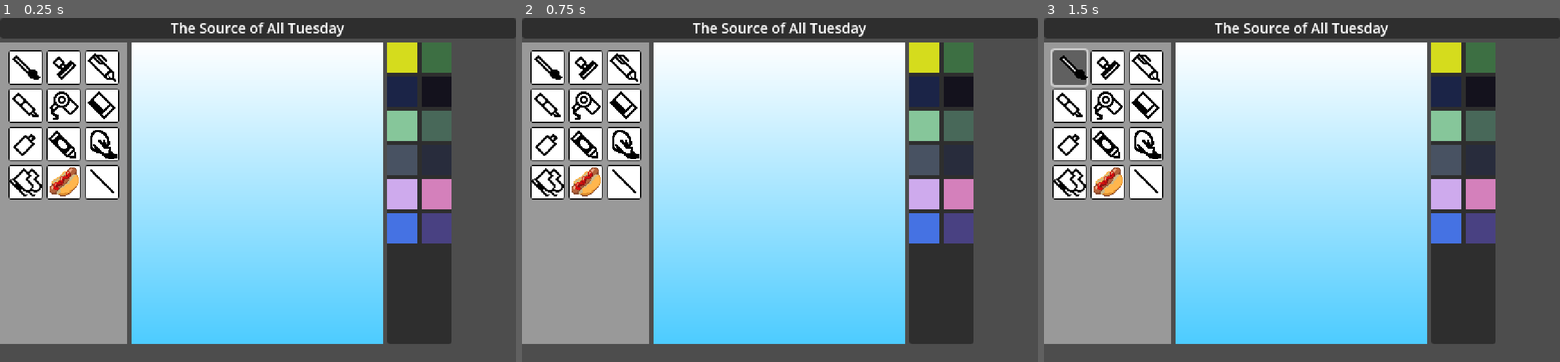
Above: before the commit, frames 1-3 (left to right).
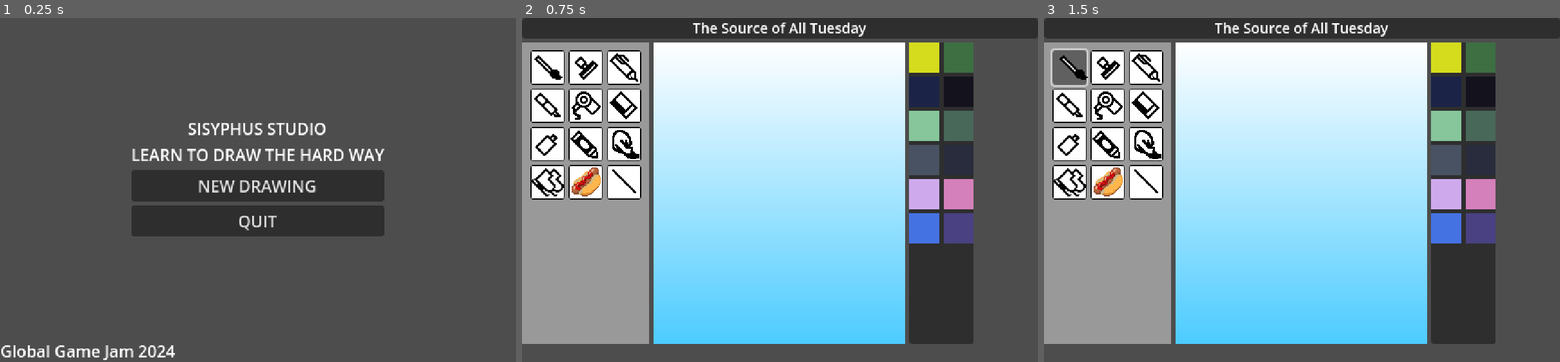
Above: after the commit, the same moments.

Repository: argonaut8/GGJ_2024
Game: Godot game, scene res://src/game_manager.tscn
The game is run twice, just before and just after one commit, with the same random seed, the same clock (stepped at 60 frames per second) and the same inputs. Before the commit the project starts from res://src/studio.tscn.
Inputs (mouse positions are in pixels of both pictures, inside the frame that each line leads up to):
- Up to frame 1 (0.25 s): no input
- Up to frame 2 (0.75 s): click (780, 186) at 0.5 s, where only the run after the commit has a clickable "NEW DRAWING"
- Up to frame 3 (1.5 s): click (1069, 66) at 1.25 s

The runs differ from the first frame. In frame 1, 81% of the frame differs, in the area x 0-100%, y 0-100%; in frame 2, nothing differs; in frame 3, nothing differs.

Commit message:
added main menu

Diff:
--- a/project.godot
+++ b/project.godot
@@ -11,7 +11,7 @@
 [application]
 
 config/name="GGJ 2024 Submission"
-run/main_scene="res://src/studio.tscn"
+run/main_scene="res://src/game_manager.tscn"
 config/features=PackedStringArray("4.2", "GL Compatibility")
 config/icon="res://icon.svg"
 
--- /dev/null
+++ b/src/game_manager.gd
@@ -0,0 +1,26 @@
+class_name GameManager
+extends Node
+
+const main_menu_scene: PackedScene = preload("res://src/gui/main_menu.tscn")
+const studio_scene: PackedScene = preload("res://src/studio.tscn")
+
+var current_child: Node
+
+func _ready():
+	load_main_menu()
+
+func switch_to_scene(scene: PackedScene) -> Node:
+	if current_child != null:
+		current_child.queue_free()
+	current_child = scene.instantiate()
+	add_child(current_child)
+	return current_child
+
+func load_main_menu() -> void:
+	var main_menu: MainMenu = switch_to_scene(main_menu_scene)
+	main_menu.new_drawing.connect(_on_new_drawing_requested)
+
+func _on_new_drawing_requested() -> void:
+	var game: GameRoot = switch_to_scene(studio_scene)
+	#game.main_menu_requested.connect(load_main_menu)
+	#game.new_game()
--- /dev/null
+++ b/src/game_manager.tscn
@@ -0,0 +1,8 @@
+[gd_scene load_steps=2 format=3 uid="uid://yagd8csalpgd"]
+
+[ext_resource type="Script" path="res://src/game_manager.gd" id="1_mk2di"]
+
+[node name="GameManager" type="Node"]
+script = ExtResource("1_mk2di")
+
+[node name="AudioStreamPlayer" type="AudioStreamPlayer" parent="."]
--- /dev/null
+++ b/src/game_root.gd
@@ -0,0 +1,12 @@
+class_name GameRoot
+extends Control
+
+
+# Called when the node enters the scene tree for the first time.
+func _ready():
+	pass # Replace with function body.
+
+
+# Called every frame. 'delta' is the elapsed time since the previous frame.
+func _process(delta):
+	pass
--- /dev/null
+++ b/src/gui/main_menu.gd
@@ -0,0 +1,15 @@
+class_name MainMenu
+extends Control
+
+signal new_drawing()
+
+func _ready():
+	pass # Replace with function body.
+
+
+func _on_new_drawing_button_pressed():
+	new_drawing.emit()
+
+
+func _on_quit_button_pressed():
+	get_tree().quit()
--- /dev/null
+++ b/src/gui/main_menu.tscn
@@ -0,0 +1,48 @@
+[gd_scene load_steps=2 format=3 uid="uid://dj1ym2y851e3b"]
+
+[ext_resource type="Script" path="res://src/gui/main_menu.gd" id="1_sv56s"]
+
+[node name="MainMenu" type="Control"]
+layout_mode = 3
+anchors_preset = 15
+anchor_right = 1.0
+anchor_bottom = 1.0
+grow_horizontal = 2
+grow_vertical = 2
+script = ExtResource("1_sv56s")
+
+[node name="VBoxContainer" type="VBoxContainer" parent="."]
+layout_mode = 1
+anchors_preset = 15
+anchor_right = 1.0
+anchor_bottom = 1.0
+grow_horizontal = 2
+grow_vertical = 2
+
+[node name="CenterContainer" type="CenterContainer" parent="VBoxContainer"]
+layout_mode = 2
+size_flags_vertical = 3
+
+[node name="VBoxContainer" type="VBoxContainer" parent="VBoxContainer/CenterContainer"]
+layout_mode = 2
+
+[node name="TitleLabel" type="Label" parent="VBoxContainer/CenterContainer/VBoxContainer"]
+layout_mode = 2
+text = "SISYPHUS STUDIO
+LEARN TO DRAW THE HARD WAY"
+horizontal_alignment = 1
+
+[node name="NewDrawingButton" type="Button" parent="VBoxContainer/CenterContainer/VBoxContainer"]
+layout_mode = 2
+text = "NEW DRAWING"
+
+[node name="QuitButton" type="Button" parent="VBoxContainer/CenterContainer/VBoxContainer"]
+layout_mode = 2
+text = "QUIT"
+
+[node name="Label" type="Label" parent="VBoxContainer"]
+layout_mode = 2
+text = "Global Game Jam 2024"
+
+[connection signal="pressed" from="VBoxContainer/CenterContainer/VBoxContainer/NewDrawingButton" to="." method="_on_new_drawing_button_pressed"]
+[connection signal="pressed" from="VBoxContainer/CenterContainer/VBoxContainer/QuitButton" to="." method="_on_quit_button_pressed"]
--- a/src/studio.tscn
+++ b/src/studio.tscn
@@ -1,6 +1,7 @@
-[gd_scene load_steps=6 format=3 uid="uid://upbwsgd7jbpm"]
+[gd_scene load_steps=7 format=3 uid="uid://upbwsgd7jbpm"]
 
 [ext_resource type="Script" path="res://src/studio.gd" id="1_ck0s2"]
+[ext_resource type="Script" path="res://src/game_root.gd" id="1_ra1x8"]
 [ext_resource type="PackedScene" uid="uid://deuvj8k4p6c5a" path="res://src/gui/tool_box.tscn" id="1_vwolu"]
 [ext_resource type="PackedScene" uid="uid://daegat4dupbnh" path="res://src/gui/color_palette.tscn" id="2_f762m"]
 [ext_resource type="PackedScene" uid="uid://cygmritrcy2fr" path="res://src/gui/prompt.tscn" id="3_ewqho"]
@@ -14,6 +15,7 @@
 grow_horizontal = 2
 grow_vertical = 2
 mouse_filter = 1
+script = ExtResource("1_ra1x8")
 
 [node name="VBoxContainer" type="VBoxContainer" parent="."]
 layout_mode = 1
